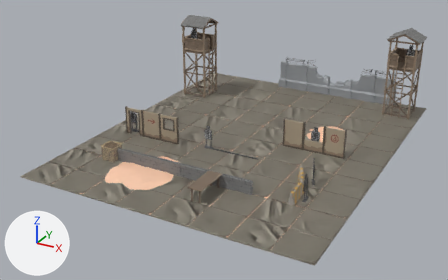
The glTF model public/models/shootingRange.glb as it was, and as the next commit left it.
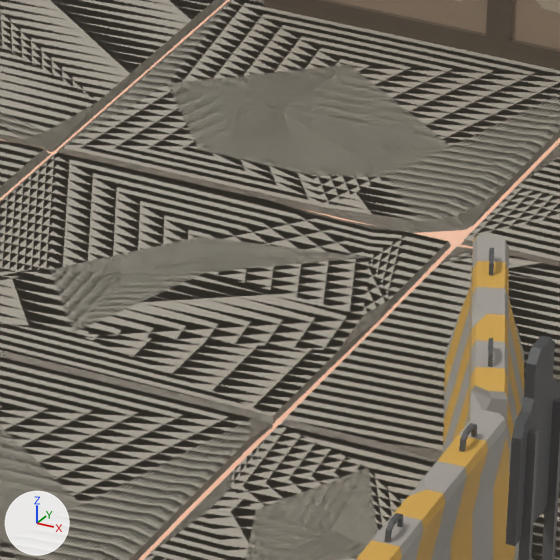
The first picture shows the older version from a 50 mm camera at (18.47, -29.78, 18.12) aimed at (-0.96, 5.55, 0.45). The close-ups show both versions on the part from 58% to 69% of the width and 52% to 69% of the height of that picture; other places that the commit changed are outside them. The lights are fixed; the arrows at lower left show +X, +Y and +Z. Where no turn or scale is listed for an object, it has been applied to the vertices.

Names of what the first close-up shows: 'Cube.003', 'SM_Env_Concrete_Base_01.022', 'SM_Env_Concrete_Base_01.026', 'SM_Env_Concrete_Base_01.030', 'SM_Env_Concrete_Base_01.032', 'SM_Prop_Barricade_01.001', 'SM_Prop_Barricade_01.002', 'SM_Prop_Range_Wall_01.003', 'SM_Prop_Range_Wall_Half_01.002', 'body.005'.
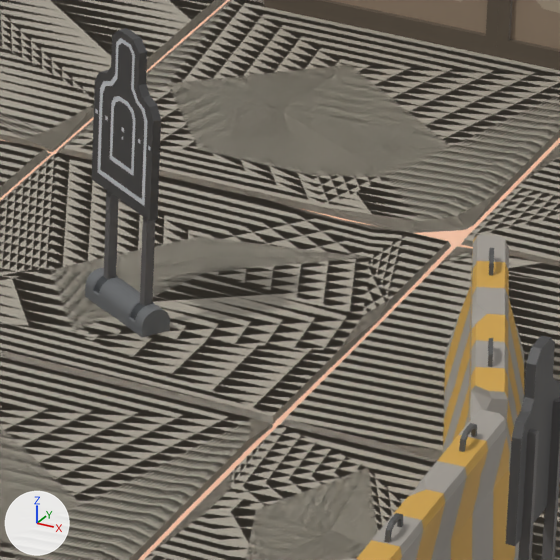
Pixel boxes (x1, y1, x2, y2) of what changed, in the close-ups (560 x 560 px):
'body.008', added: after (92, 28, 161, 306)
'target.003', added: after (85, 268, 170, 337)

What changed in the scene script:
```text
Add me_mesh_112:
    me_mesh_112.from_pydata(...)  # 112 vertices, 208 faces; spans x -0.29..0.24, y -0.22..0.15, z -0.04..1.6
    me_mesh_112.materials.append(mat_1a_battle_royale)  # picture img_polygonbattleroyale_texture_01_a
Add me_cylinder_013:
    me_cylinder_013.from_pydata(...)  # 174 vertices, 344 faces; spans x -0.295..0.295, y -0.235..0.235, z 0.0..0.174
    me_cylinder_013.materials.append(mat_1a_battle_royale)  # picture img_polygonbattleroyale_texture_01_a
Add ob_body_008:
    ob_body_008 = bpy.data.objects.new('body.008', me_mesh_112)
    ob_body_008.location = (3.764, 3.281, 0.173)
Add ob_target_003:
    ob_target_003 = bpy.data.objects.new('target.003', me_cylinder_013)
    ob_target_003.location = (3.764, 3.281, 0.048)
```
